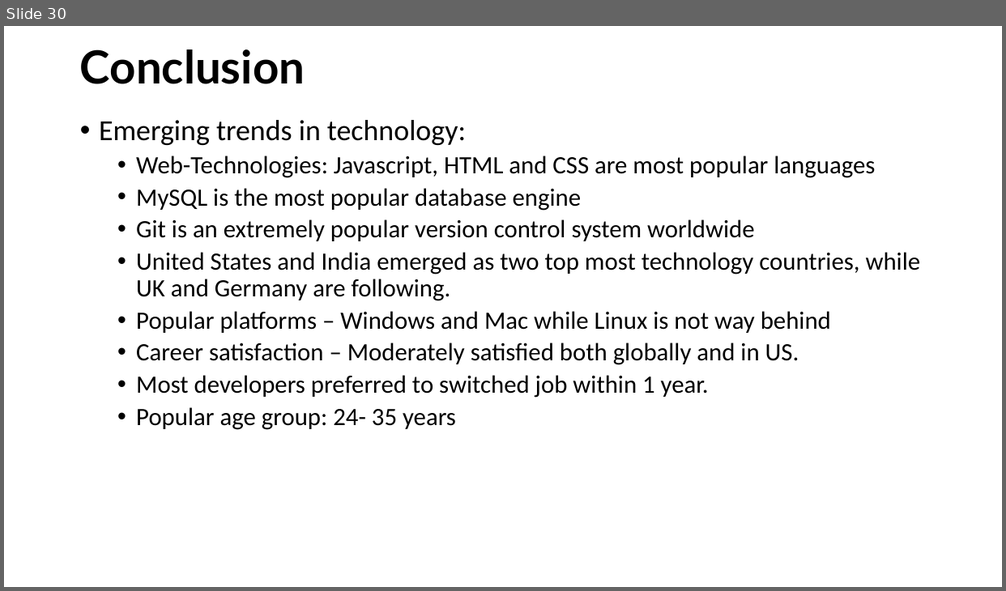
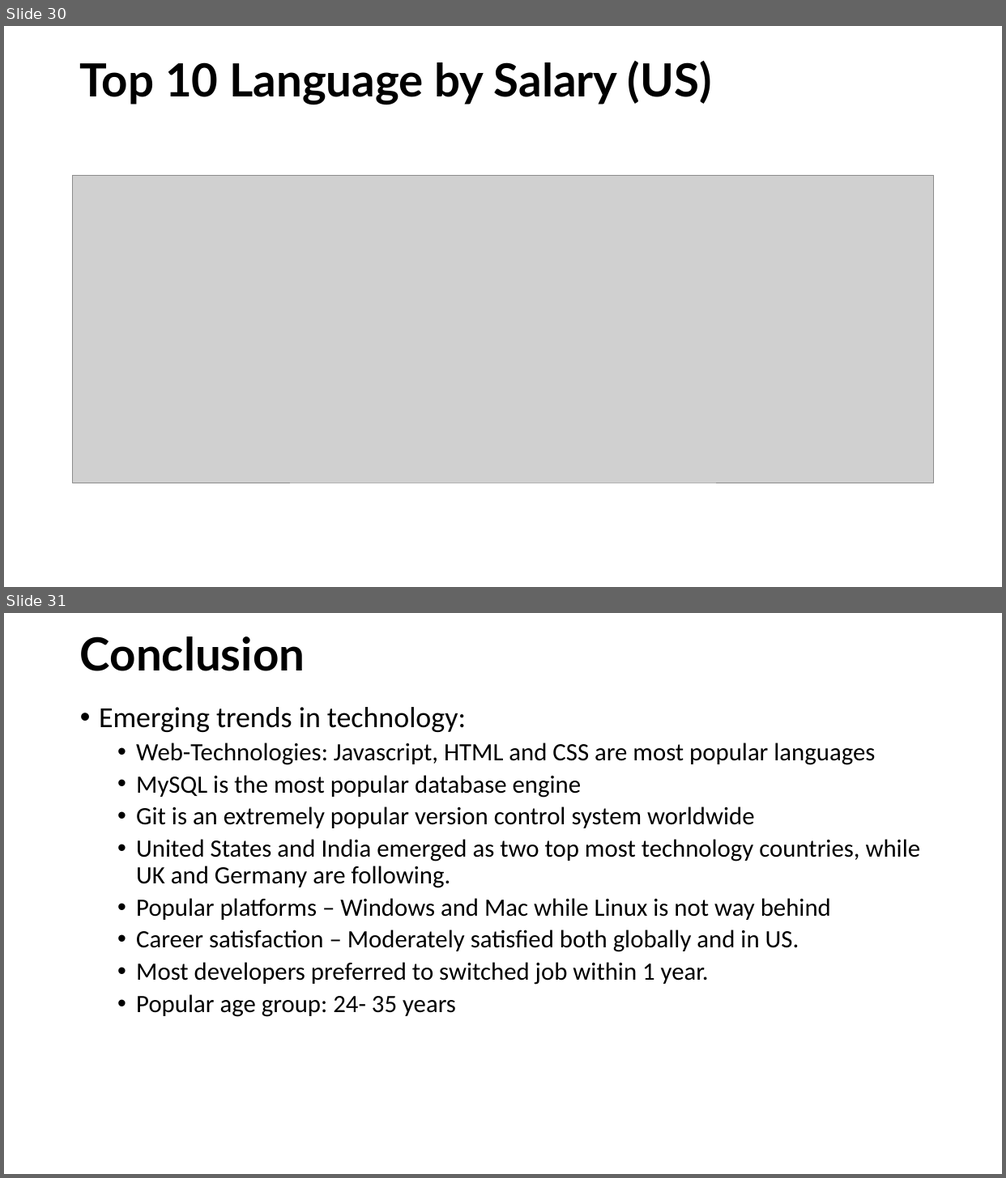
Before and after one commit to kuldeepemol/tech-nerds, a slide deck: Stack-overflow-2018-data-analysis.pptx. Shown one above the other, each under a label of ours: slide 30 before the commit, slides 30 and 31 after it. The pictures are 1006x591 and 1006x1178 pixels, drawn with LibreOffice and Linux fonts; fonts in the diff are those of the drawing; grey boxes stand for pictures. Boxes give left, top, right and bottom in pixels: in the first picture for what was removed or moved away, otherwise in the second. Text is boxed around its words. In the diff, an @@ line names an element or a change of style, - is before the commit and + after.

```diff
--- a/Stack-overflow-2018-data-analysis.pptx
+++ b/Stack-overflow-2018-data-analysis.pptx
@@ slide 30 added at box(4, 26, 1002, 587), background #FFFFFF @@
@@ title added at box(80, 61, 712, 105), 44 pt, text #000000, bold @@
+Top 10 Language by Salary (US)
@@ picture added at box(73, 175, 934, 483) @@
@@ what was slide 30 is now slide 31 @@
```
Also in this commit, not shown: 2 slides changed, 2 other slides added, 1 slide removed, 4 other files.
